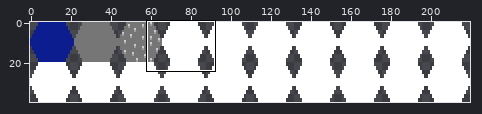
A sprite sheet gets an edit: assets/hexaTerrain.png. Above: a wide view before the commit, with the close-up outlined.
Close-up. Before the commit:
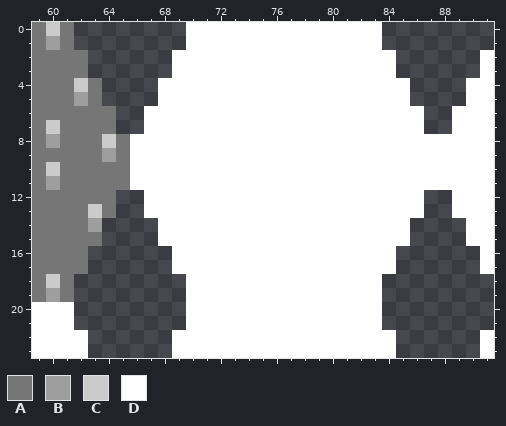
The file is 220x40 pixels. Colours within 5 levels of each other are drawn and written as one. Shown: x 59..91, y 0..23.
Palette (. is transparent): A #767676  B #9e9e9e  C #cbcbcb  D #ffffff
Pixels before, first column x 59:
 0 ACA........DDDDDDDDDDDDDD........
 1 ABA........DDDDDDDDDDDDDD........
 2 AAAA......DDDDDDDDDDDDDDDD......D
 3 AAAA......DDDDDDDDDDDDDDDD......D
 4 AAACA....DDDDDDDDDDDDDDDDDD....DD
 5 AAABA....DDDDDDDDDDDDDDDDDD....DD
 6 AAAAAA..DDDDDDDDDDDDDDDDDDDD..DDD
 7 ACAAAA..DDDDDDDDDDDDDDDDDDDD..DDD
 8 ABAAACADDDDDDDDDDDDDDDDDDDDDDDDDD
 9 AAAAABADDDDDDDDDDDDDDDDDDDDDDDDDD
10 ACAAAAADDDDDDDDDDDDDDDDDDDDDDDDDD
11 ABAAAAADDDDDDDDDDDDDDDDDDDDDDDDDD
12 AAAAAA..DDDDDDDDDDDDDDDDDDDD..DDD
13 AAAACA..DDDDDDDDDDDDDDDDDDDD..DDD
14 AAAAB....DDDDDDDDDDDDDDDDDD....DD
15 AAAAA....DDDDDDDDDDDDDDDDDD....DD
16 AAAA......DDDDDDDDDDDDDDDD......D
17 AAAA......DDDDDDDDDDDDDDDD......D
18 ACA........DDDDDDDDDDDDDD........
19 ABA........DDDDDDDDDDDDDD........
20 DDD........DDDDDDDDDDDDDD........
21 DDD........DDDDDDDDDDDDDD........
22 DDDD......DDDDDDDDDDDDDDDD......D
23 DDDD......DDDDDDDDDDDDDDDD......D
The result:
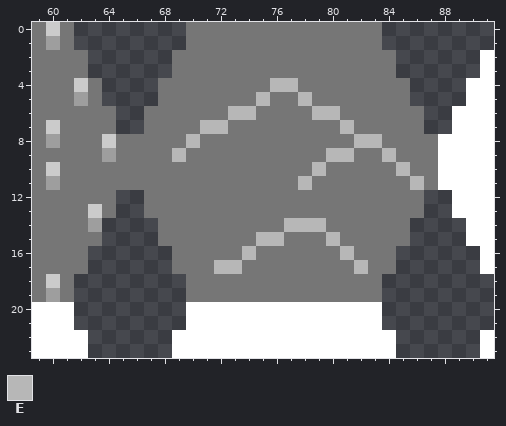
Colours new in this view: E #b7b7b7
Message: The cover graphic is the one that is changed in color
The exact change:
Changed rows in their new state; - is an unchanged pixel.
first column x 66:
 0 ----AAAAAAAAAAAAAA----
 1 ----AAAAAAAAAAAAAA----
 2 ---AAAAAAAAAAAAAAAA---
 3 ---AAAAAAAAAAAAAAAA---
 4 --AAAAAAAAEEAAAAAAAA--
 5 --AAAAAAAEAAEAAAAAAA--
 6 -AAAAAAEEAAAAEEAAAAAA-
 7 -AAAAEEAAAAAAAAEAAAAA-
 8 AAAAEAAAAAAAAAAAEEAAAA
 9 AAAEAAAAAAAAAAEEAAEAAA
10 AAAAAAAAAAAAAEAAAAAEAA
11 AAAAAAAAAAAAEAAAAAAAEA
12 -AAAAAAAAAAAAAAAAAAAA-
13 -AAAAAAAAAAAAAAAAAAAA-
14 --AAAAAAAAAEEEAAAAAA--
15 --AAAAAAAEEAAAEAAAAA--
16 ---AAAAAEAAAAAAEAAA---
17 ---AAAEEAAAAAAAAEAA---
18 ----AAAAAAAAAAAAAA----
19 ----AAAAAAAAAAAAAA----
Pixel boxes of the changes (left, top, right, bottom) in both close-ups:
changed: (130, 22, 438, 302)
